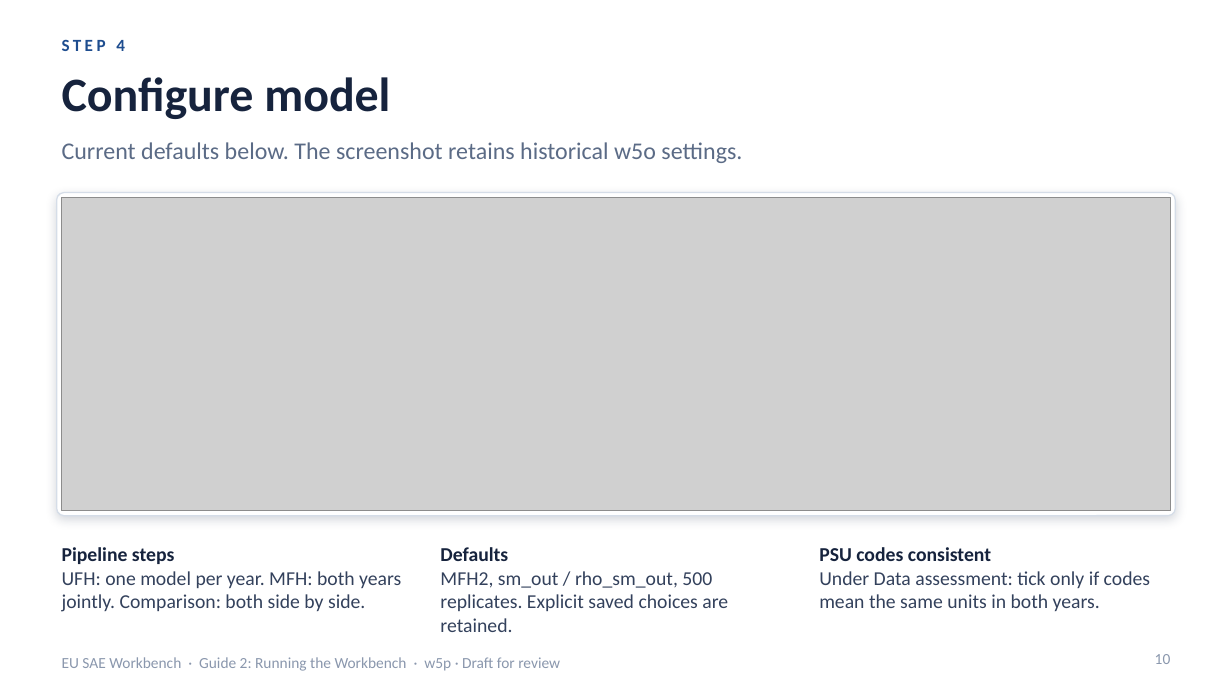
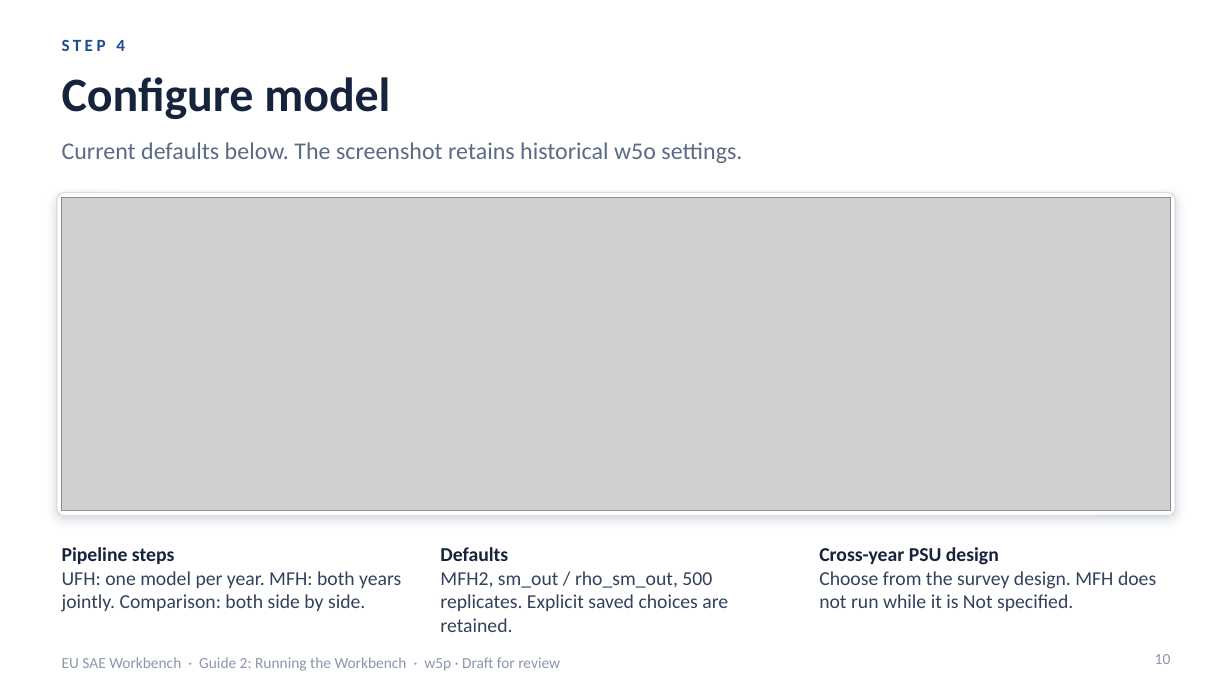
Before and after one commit to Noboyoshida227/eu-sae-application, a slide deck: slide 10 of docs/instructions/English/EU_SAE_Workbench_Guide_2_Running_the_Workbench.pptx. Drawn at 1232x693 pixels with LibreOffice and Linux fonts; fonts in the diff are those of the drawing; grey boxes stand for pictures. Boxes give left, top, right and bottom in pixels: in the first picture for what was removed or moved away, otherwise in the second. Text is boxed around its words. In the diff, an @@ line names an element or a change of style, - is before the commit and + after.

```diff
--- a/docs/instructions/English/EU_SAE_Workbench_Guide_2_Running_the_Workbench.pptx
+++ b/docs/instructions/English/EU_SAE_Workbench_Guide_2_Running_the_Workbench.pptx
@@ text at (x1=819, y1=547, x2=1156, y2=611): text changed @@
-PSU codes consistent
-Under Data assessment: tick only if codes mean the same units in both years.
+Cross-year PSU design
+Choose from the survey design. MFH does not run while it is Not specified.
```
Also in this commit, not shown: 33 other files.
